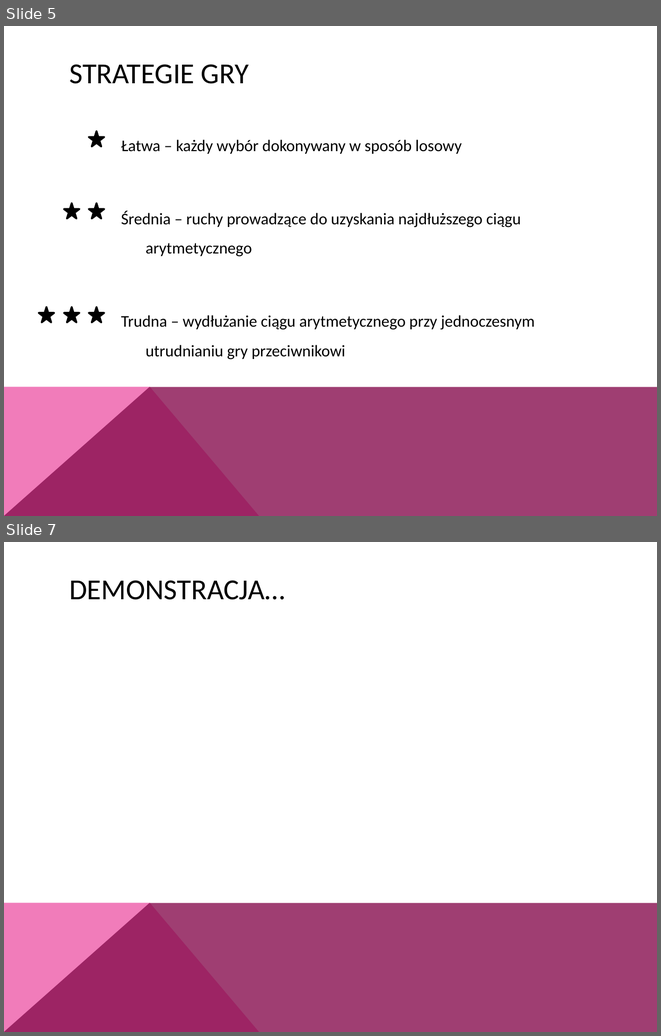
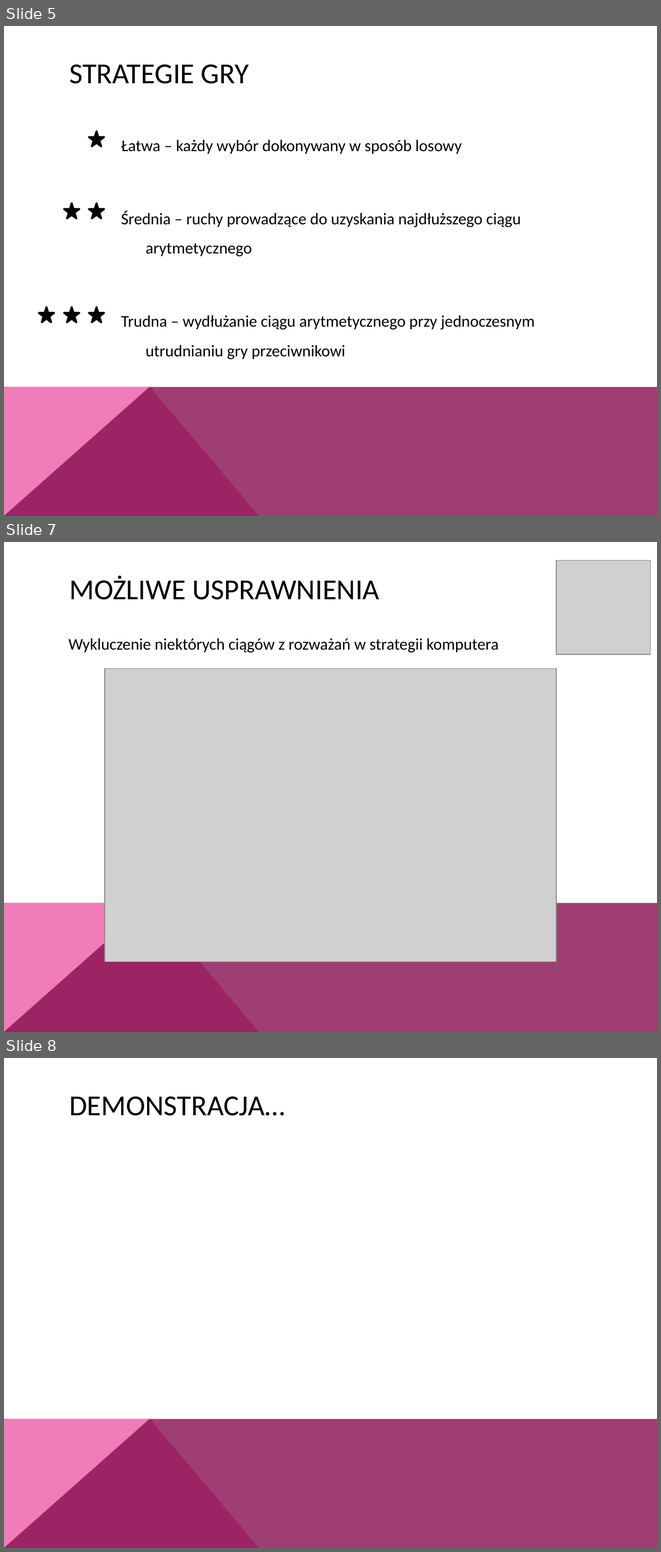
Before and after one commit to anyanyany/KTL, a slide deck: Opis projektu/Prezentacja.pptx. Shown one above the other, each under a label of ours: slides 5 and 7 before the commit, slides 5, 7 and 8 after it; the slides between them are not shown. The pictures are 661x1036 and 661x1552 pixels, drawn with LibreOffice and Linux fonts; fonts in the diff are those of the drawing; grey boxes stand for pictures. Boxes give left, top, right and bottom in pixels: in the first picture for what was removed or moved away, otherwise in the second. Text is boxed around its words. In the diff, an @@ line names an element or a change of style, - is before the commit and + after.

```diff
--- a/Opis projektu/Prezentacja.pptx
+++ b/Opis projektu/Prezentacja.pptx
@@ slide 7 added at box(4, 542, 657, 1032), background #FFFFFF; not listed: 2 template elements that a slide beside it also shows @@
@@ picture added at box(556, 560, 651, 654) @@
@@ title added at box(69, 575, 379, 600), 32 pt, text #000000 @@
+MOŻLIWE USPRAWNIENIA
@@ text added at box(69, 638, 498, 653), 18 pt, text #000000 @@
+Wykluczenie niektórych ciągów z rozważań w strategii komputera
@@ picture added at box(105, 669, 556, 962) @@
@@ what was slide 7 is now slide 8 @@
```
Also in this commit, not shown: 1 slide changed.
